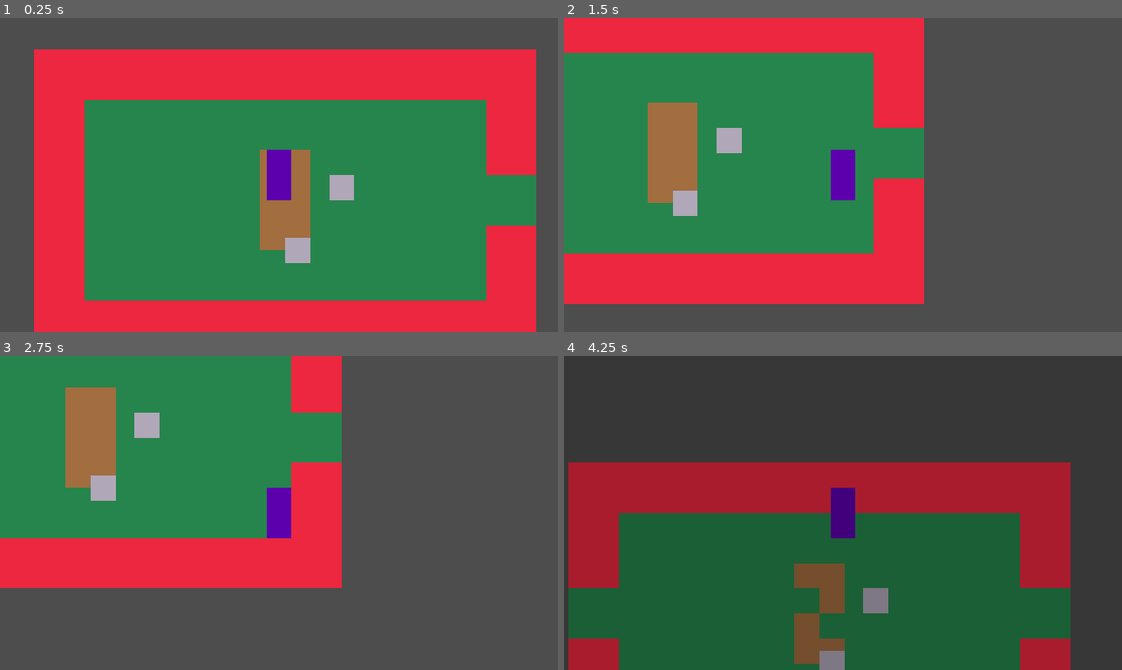
Above: before the commit, frames 1-4 (two rows, left to right).
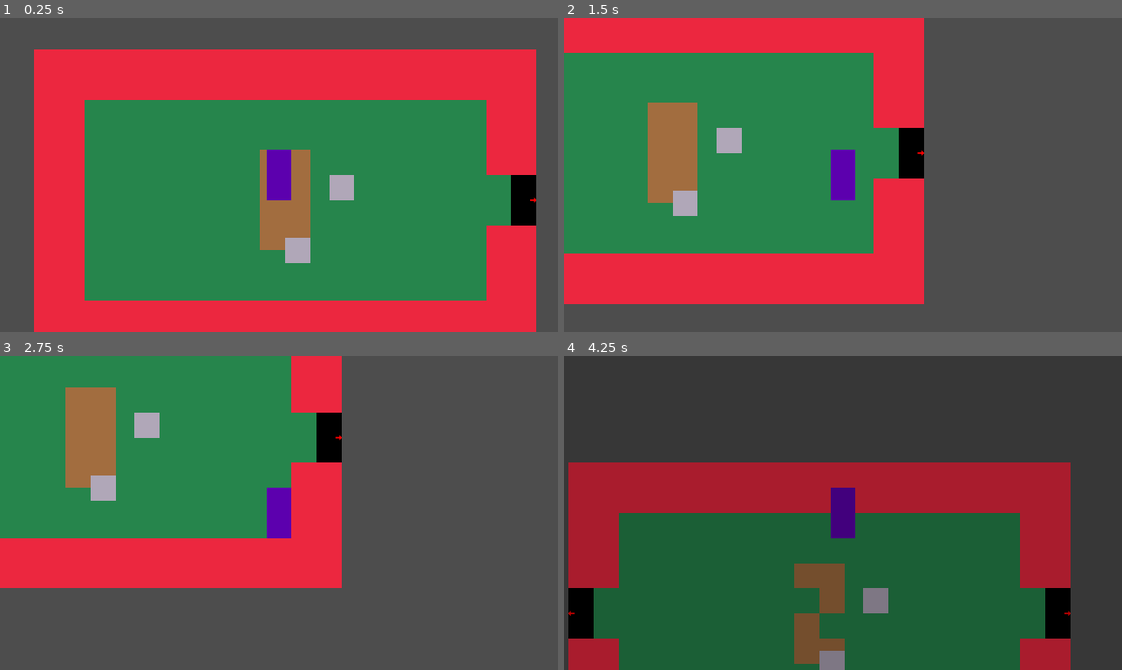
Above: after the commit, the same moments.

Repository: kaminaryu/zokusei-rewrite
Game: Godot game, scene res://main.tscn
Two runs of this game, one before a commit and one after it. Both use one fixed random seed, a clock stepped at 60 frames per second and the inputs below.
Inputs (mouse positions are in pixels of both pictures, inside the frame that each line leads up to):
- Up to frame 1 (0.25 s): no input
- Up to frame 2 (1.5 s): tap Enter at 0.5 s; move the mouse to (904, 190) at 0.52 s; hold D (move-right) 0.53-1.28 s; click (904, 190) at 0.67 s; move the mouse to (742, 190) at 1.27 s; hold S (move-down) from 1.28 s (still down); click (742, 190) at 1.42 s
- Up to frame 3 (2.75 s): tap Space at 2 s; move the mouse to (122, 491) at 2.02 s; release S (move-down) at 2.03 s; hold D (move-right) from 2.03 s (still down); click (122, 491) at 2.17 s
- Up to frame 4 (4.25 s): tap Enter at 2.75 s; move the mouse to (670, 491) at 2.77 s; release D (move-right) at 2.78 s; hold W (move-up) 2.78-3.53 s; click (670, 491) at 2.92 s; move the mouse to (1010, 560) at 3.52 s; hold A (move-left) from 3.53 s (still down); tap \ (change-map) at 4.15 s

The runs differ from the first frame. In frame 1, 0.7% of the frame differs, in the area x 91-97%, y 50-67%; in frame 2, 0.7%; in frame 3, 0.7%; in frame 4, 1.5%, in the area x 0-91%, y 73-90%.

Commit message:
Map Changer
Still broken af tho, No transition either, oml, imma kms

Diff:
--- a/Autoload/map_handler.gd
+++ b/Autoload/map_handler.gd
@@ -4,16 +4,30 @@
 var active_map_node: Node = null
 var map_paths: Dictionary
 var current_room_coords := Vector2(0, 0)
-
+var disabled := false
 
 func init_paths(mp) :
     map_paths = mp
 
 func shift_current_room(x_shift: int, y_shift: int) :
+    if disabled :
+        print("Node is disabled")
+        return
+
     if active_map_node :
         active_map_node.queue_free()
 
+    #print("Changing room with shift: ", x_shift, " ", y_shift)
     current_room_coords += Vector2(x_shift, y_shift)
+
     var map = load(map_paths[current_room_coords]).instantiate()
     get_tree().root.get_node("/root/MainNode/Environment").add_child(map)
+
     active_map_node = map
+    print(x_shift, " ", y_shift)
+    if !(x_shift == 0 and y_shift == 0) :
+        print("its now diasbled")
+        disabled = true
+        await get_tree().create_timer(0.5).timeout # ts will be replaced by a transition anim anyway lol....................................................
+        disabled = false
+        print("enabled again lol")
--- a/Maps/four.tscn
+++ b/Maps/four.tscn
@@ -1,7 +1,12 @@
-[gd_scene load_steps=2 format=4 uid="uid://d0s72ouo5oie2"]
+[gd_scene load_steps=3 format=4 uid="uid://d0s72ouo5oie2"]
 
 [ext_resource type="TileSet" uid="uid://dj0l803cvlip5" path="res://Maps/retardedAF.tres" id="1_grgoo"]
+[ext_resource type="PackedScene" uid="uid://cpeeblmlkw5ao" path="res://Objects/Corridor/corridor.tscn" id="2_7bw5g"]
 
 [node name="four" type="TileMapLayer"]
 tile_map_data = PackedByteArray("AAAAAAAAAAAEAAIAAAAAAAEAAAAEAAIAAAAAAAIAAAAEAAIAAAAAAAMAAAAEAAIAAAAAAAQAAAAEAAIAAAAAAA …(3760 unchanged characters)…
 tile_set = ExtResource("1_grgoo")
+
+[node name="Corridor" parent="." instance=ExtResource("2_7bw5g")]
+position = Vector2(16, 192)
+rotation = -1.57079
--- a/Maps/one.tscn
+++ b/Maps/one.tscn
@@ -1,6 +1,7 @@
-[gd_scene load_steps=4 format=4 uid="uid://dpb5cb3opnk4y"]
+[gd_scene load_steps=5 format=4 uid="uid://dpb5cb3opnk4y"]
 
 [ext_resource type="Texture2D" uid="uid://b8qouwrgjcj5x" path="res://Arts/Tiles/place-holder.png" id="1_8dcba"]
+[ext_resource type="PackedScene" uid="uid://cpeeblmlkw5ao" path="res://Objects/Corridor/corridor.tscn" id="2_d7d2m"]
 
 [sub_resource type="TileSetAtlasSource" id="TileSetAtlasSource_d7d2m"]
 texture = ExtResource("1_8dcba")
@@ -34,3 +35,7 @@
 [node name="one" type="TileMapLayer"]
 tile_map_data = PackedByteArray("AAAAAAAAAAAEAAIAAAABAAAAAAAEAAIAAAAAAAEAAAAEAAIAAAABAAEAAAAEAAIAAAAAAAIAAAAEAAIAAAAAAA …(3760 unchanged characters)…
 tile_set = SubResource("TileSet_dstkc")
+
+[node name="Corridor" parent="." instance=ExtResource("2_d7d2m")]
+position = Vector2(624, 192)
+rotation = 1.5708
--- a/Maps/three.tscn
+++ b/Maps/three.tscn
@@ -1,7 +1,11 @@
-[gd_scene load_steps=2 format=4 uid="uid://dfg3iteyxje18"]
+[gd_scene load_steps=3 format=4 uid="uid://dfg3iteyxje18"]
 
 [ext_resource type="TileSet" uid="uid://dj0l803cvlip5" path="res://Maps/retardedAF.tres" id="1_xeaut"]
+[ext_resource type="PackedScene" uid="uid://cpeeblmlkw5ao" path="res://Objects/Corridor/corridor.tscn" id="2_wscff"]
 
 [node name="three" type="TileMapLayer"]
 tile_map_data = PackedByteArray("AAAAAAAAAAAEAAIAAAAAAAEAAAAEAAIAAAAAAAIAAAAEAAIAAAAAAAMAAAAEAAIAAAAAAAQAAAAEAAIAAAAAAA …(3760 unchanged characters)…
 tile_set = ExtResource("1_xeaut")
+
+[node name="Corridor" parent="." instance=ExtResource("2_wscff")]
+position = Vector2(320, 16)
--- a/Maps/two.tscn
+++ b/Maps/two.tscn
@@ -1,7 +1,20 @@
-[gd_scene load_steps=2 format=4 uid="uid://bx7h22swxv2mo"]
+[gd_scene load_steps=3 format=4 uid="uid://bx7h22swxv2mo"]
 
 [ext_resource type="TileSet" uid="uid://dj0l803cvlip5" path="res://Maps/retardedAF.tres" id="1_c53ty"]
+[ext_resource type="PackedScene" uid="uid://cpeeblmlkw5ao" path="res://Objects/Corridor/corridor.tscn" id="2_4alw2"]
 
 [node name="two" type="TileMapLayer"]
 tile_map_data = PackedByteArray("AAAAAAAAAAAEAAIAAAAAAAEAAAAEAAIAAAAAAAIAAAAEAAIAAAAAAAMAAAAEAAIAAAAAAAQAAAAEAAIAAAAAAA …(3760 unchanged characters)…
 tile_set = ExtResource("1_c53ty")
+
+[node name="Corridor" parent="." instance=ExtResource("2_4alw2")]
+position = Vector2(320, 368)
+rotation = 3.14159
+
+[node name="Corridor2" parent="." instance=ExtResource("2_4alw2")]
+position = Vector2(16, 192)
+rotation = -1.57079
+
+[node name="Corridor3" parent="." instance=ExtResource("2_4alw2")]
+position = Vector2(624, 192)
+rotation = 1.5708
--- a/Objects/Corridor/corridor.gd
+++ b/Objects/Corridor/corridor.gd
@@ -1,12 +1,35 @@
 extends Node2D
 
+var entered := false
 
 func _on_area_2d_body_entered(body: Node2D) -> void:
-    if body.name != "Player" :
+    if body.name != "Player" or entered:
         return
 
-    # if the corridor is facing east/west
-    if rotation == 90 :
+    entered = true
+    body.position = Vector2(10, 5) * 32
+
+    # omg i hate rotation in game dev so much
+    var rot_deg = rad_to_deg(rotation)
+    rot_deg = round(rot_deg)
+
+    # THIS IS DUMB, but im lazy, so itll stay and be future's problem
+    # Check the door rotation for direction lol
+    # As long as the corridors rotation are within [-90, 180], everything will be fine
+    print("changing, rotation: ", rot_deg)
+    if rot_deg == 0 : #up
+        MapHandler.shift_current_room(0, -1)
+
+    elif rot_deg == 90 : # right
         MapHandler.shift_current_room(1, 0)
-    else :
+
+    elif rot_deg == 180 : # down
         MapHandler.shift_current_room(0, 1)
+
+    elif rot_deg == -90 : #left
+        MapHandler.shift_current_room(-1, 0)
+
+
+func _on_area_2d_body_exited(body: Node2D) -> void:
+    if body.name == "Player" :
+        entered = false
--- a/Objects/Corridor/corridor.tscn
+++ b/Objects/Corridor/corridor.tscn
@@ -18,3 +18,4 @@
 shape = SubResource("RectangleShape2D_oaqkq")
 
 [connection signal="body_entered" from="Area2D" to="." method="_on_area_2d_body_entered"]
+[connection signal="body_exited" from="Area2D" to="." method="_on_area_2d_body_exited"]
Binary file changed: Arts/Objects/Corridor.png
